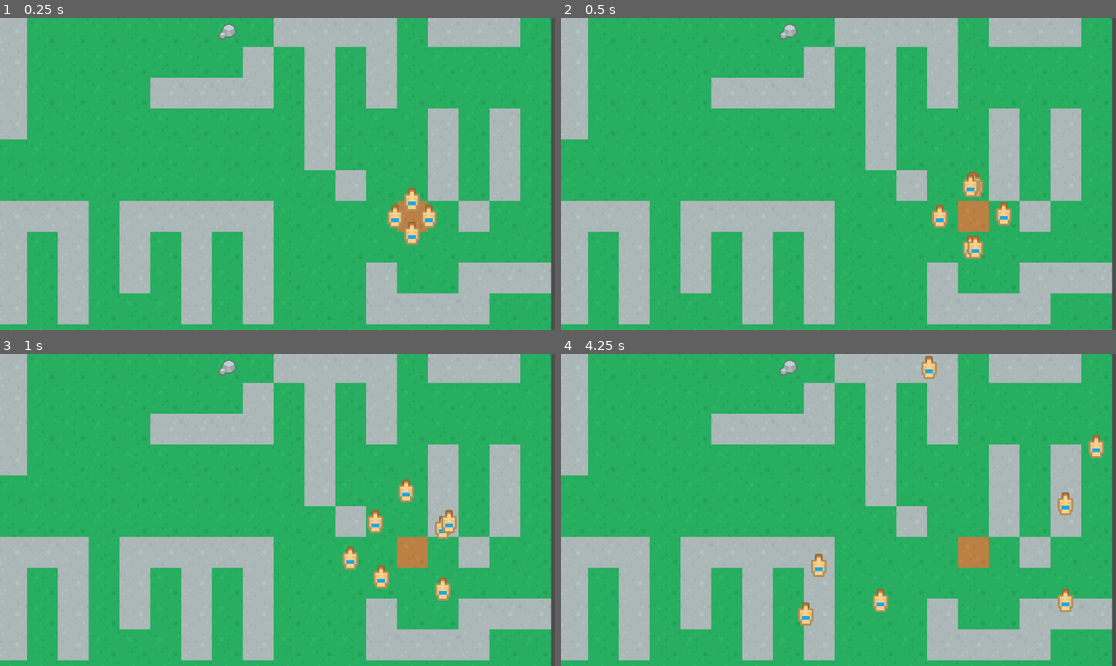
Above: before the commit, frames 1-4 (two rows, left to right).
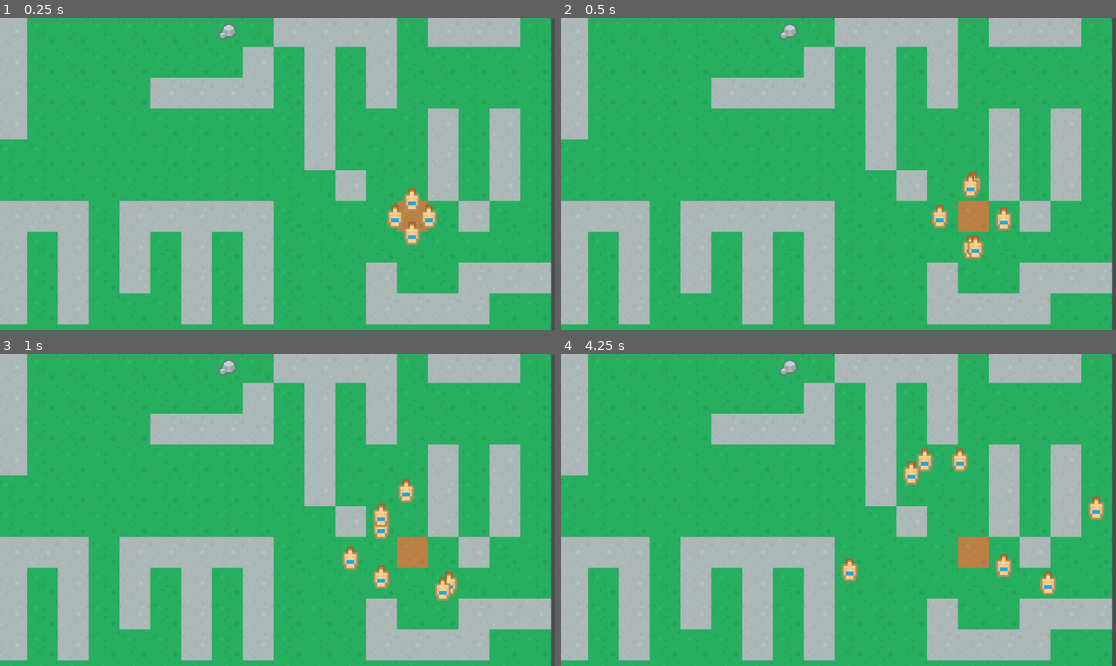
Above: after the commit, the same moments.

Repository: ApostolisSiampanis/intelligent-agents
Game: Godot game, scene res://scenes/main_scene.tscn
Same seed, same stepped clock (60 frames per second), same inputs: the game is played once before the commit and once after it.
Inputs:
- Up to frame 1 (0.25 s): no input
- Up to frame 2 (0.5 s): no input
- Up to frame 3 (1 s): no input
- Up to frame 4 (4.25 s): no input

Frame 1 is identical in both runs. In frame 2, 0.2% of the frame differs, in the area x 74-82%, y 49-69%; in frame 3, 0.7%; in frame 4, 2.5%, in the area x 42-98%, y 0-88%.

Commit message:
Add backtracking logic using Astar
Co-Authored-By: Anthony Roussos <anthony.rouss@proton.me>

Diff:
--- a/scripts/agent.gd
+++ b/scripts/agent.gd
@@ -20,6 +20,7 @@
 var destination_pos: Vector2i
 
 var astar: AStar2D
+var is_backtracking: bool = false
 var astar_path_queue: PackedInt64Array = []
 var valuable_tile_point_ids: Dictionary = {}
 
@@ -48,15 +49,26 @@
 
 func filter_tiles(tiles):
 	tiles.shuffle()
+	var walkable_tiles: Array = []
 	for i in range(tiles.size()):
+		if tiles[i].type == "wall":
+			continue
 		if tiles[i].type == current_goal_type:
-			tiles.push_front(tiles.pop_at(i))
-			break
-	return tiles
+			walkable_tiles.push_front(tiles[i])
+		elif !visited.has(tiles[i].position):
+			walkable_tiles.append(tiles[i])
+	return walkable_tiles
 
-func calculate_destination(next_tile_position, current_tile_position):
-	var tile_dif = Vector2i(next_tile_position) - Vector2i(current_tile_position)
+func calculate_destination(current_tile_position, next_tile_position):
+	var tile_dif = calculate_dif(Vector2i(current_tile_position), Vector2i(next_tile_position))
 	return (Vector2i(position) + tile_dif * tile_map.get_tile_size())
+
+func calculate_dif(vector1: Vector2i, vector2: Vector2i):
+	return vector2 - vector1
+
+func is_one_step_away(current_tile_position, next_tile_position):
+	var tile_dif = calculate_dif(Vector2i(current_tile_position), Vector2i(next_tile_position))
+	return available_tile_steps.has(tile_dif)
 
 func walk(delta):
 	global_position = global_position.move_toward(destination_pos, SPEED * delta)
@@ -66,6 +78,10 @@
 func decide():
 	var current_tile_pos = tile_map.local_to_map(position)
 	var tile_type = get_tile_type(current_tile_pos)
+
+	if is_backtracking && astar_path_queue.is_empty():
+		is_backtracking = false
+		choose_search_algorithm()
 
 	if current_search_algorithm == SearchAlgorithm.EXPLORE:
 		visited.push_back(current_tile_pos)
@@ -80,7 +96,7 @@
 	redefine_goal(goal_reached)
 
 	match current_search_algorithm:
-		SearchAlgorithm.EXPLORE: explore()
+		SearchAlgorithm.EXPLORE: explore(current_tile_pos)
 		SearchAlgorithm.ASTAR: use_astar(current_tile_pos)
 
 	if current_goal_type.is_empty():
@@ -88,7 +104,7 @@
 	else:
 		current_state = State.WALKING
 
-func explore():
+func explore(current_tile_pos: Vector2i):
 	var next_tile_pos = not_visited.pop_front()
 
 	# Add next tile point to AStar
@@ -115,22 +131,31 @@
 		if child_tile_id not in next_tile_connections:
 			astar.connect_points(next_tile_id, child_tile_id)
 
-	var next_tile_position = not_visited.front()
-	while visited.has(next_tile_position):
+	next_tile_pos = not_visited.front()
+	while visited.has(next_tile_pos):
 		not_visited.pop_front()
-		next_tile_position = not_visited.front()
+		next_tile_pos = not_visited.front()
 
-	destination_pos = calculate_destination(next_tile_position, tile_map.local_to_map(position))
+	if is_one_step_away(tile_map.local_to_map(position), next_tile_pos):
+		destination_pos = calculate_destination(tile_map.local_to_map(position), next_tile_pos)
+	else:
+		is_backtracking = true
+		choose_search_algorithm()
+		use_astar(current_tile_pos)
 
 func use_astar(current_tile_pos: Vector2i):
 	if astar_path_queue.is_empty():
 		# Create the path queue
 		# TODO: Find closest point
-		var target_tile_id = valuable_tile_point_ids[current_goal_type][0]
+		var target_tile_id
+		if is_backtracking:
+			target_tile_id = get_point_id(not_visited[0])
+		else:
+			target_tile_id = valuable_tile_point_ids[current_goal_type][0]
 		astar_path_queue = astar.get_id_path(get_point_id(current_tile_pos), target_tile_id).slice(1)
 
 	# Calculate destination for the next tile
-	destination_pos = calculate_destination(astar.get_point_position(astar_path_queue[0]), current_tile_pos)
+	destination_pos = calculate_destination(current_tile_pos, astar.get_point_position(astar_path_queue[0]))
 	astar_path_queue.remove_at(0)
 
 func get_point_id(vector: Vector2i):
@@ -143,7 +168,10 @@
 	if goal_reached:
 		# TODO: Change goal based on team goals
 		# TODO: Call choose_search_algorithm()
-		current_goal_type = ""
+		if current_goal_type == "stone":
+			change_goal("village")
+		else:
+			change_goal("stone")
 		return
 
 func change_goal(goal_type: String):
@@ -151,6 +179,9 @@
 	choose_search_algorithm()
 
 func choose_search_algorithm():
+	if is_backtracking:
+		current_search_algorithm = SearchAlgorithm.ASTAR
+		return
 	current_search_algorithm = SearchAlgorithm.EXPLORE if !valuable_tile_point_ids.has(current_goal_type) else SearchAlgorithm.ASTAR
 
 func get_tile_type(current_tile_pos: Vector2i):
